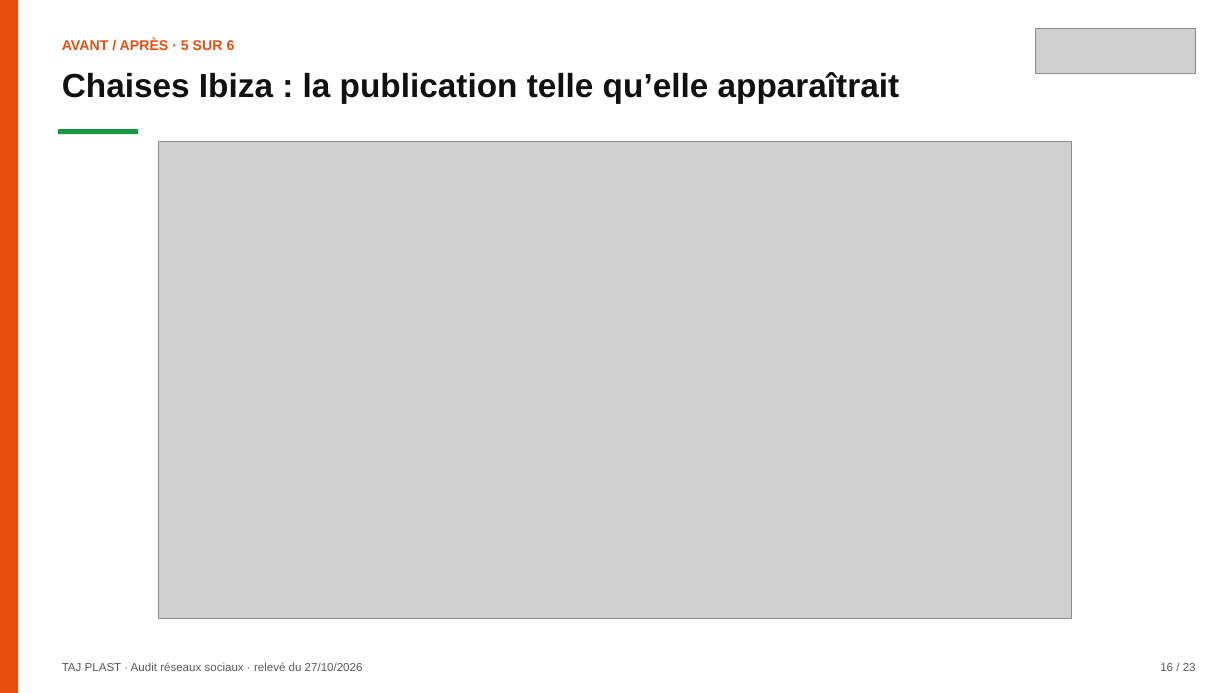
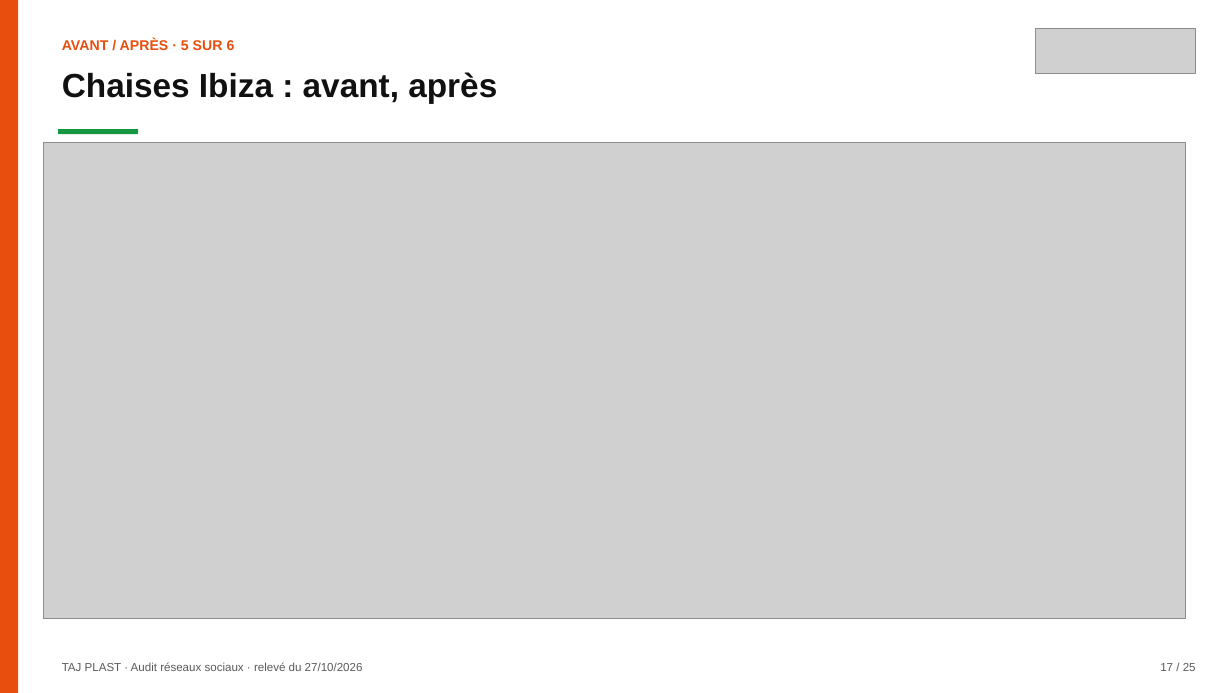
Before and after one commit to leslita06/fatima-unifood-fictif, a slide deck: slide 17 of tmp-tj/261028_tajplast_audit-reseaux-sociaux_v2.pptx (slide 16 before the commit). Drawn at 1232x693 pixels with LibreOffice and Linux fonts; fonts in the diff are those of the drawing; grey boxes stand for pictures. Boxes give left, top, right and bottom in pixels: in the first picture for what was removed or moved away, otherwise in the second. Text is boxed around its words. In the diff, an @@ line names an element or a change of style, - is before the commit and + after.

```diff
--- a/tmp-tj/261028_tajplast_audit-reseaux-sociaux_v2.pptx
+++ b/tmp-tj/261028_tajplast_audit-reseaux-sociaux_v2.pptx
@@ text at [62,72,497,103]: text changed @@
-Chaises Ibiza : la publication telle qu’elle apparaîtrait
+Chaises Ibiza : avant, après
@@ picture: place and size @@
-picture at [158,142,1072,619]
+picture at [43,142,1186,618]
@@ text at [1160,663,1196,671]: text changed @@
-16 / 23
+17 / 25
```
Also in this commit, not shown: 23 other slides changed, 1 slide added.
